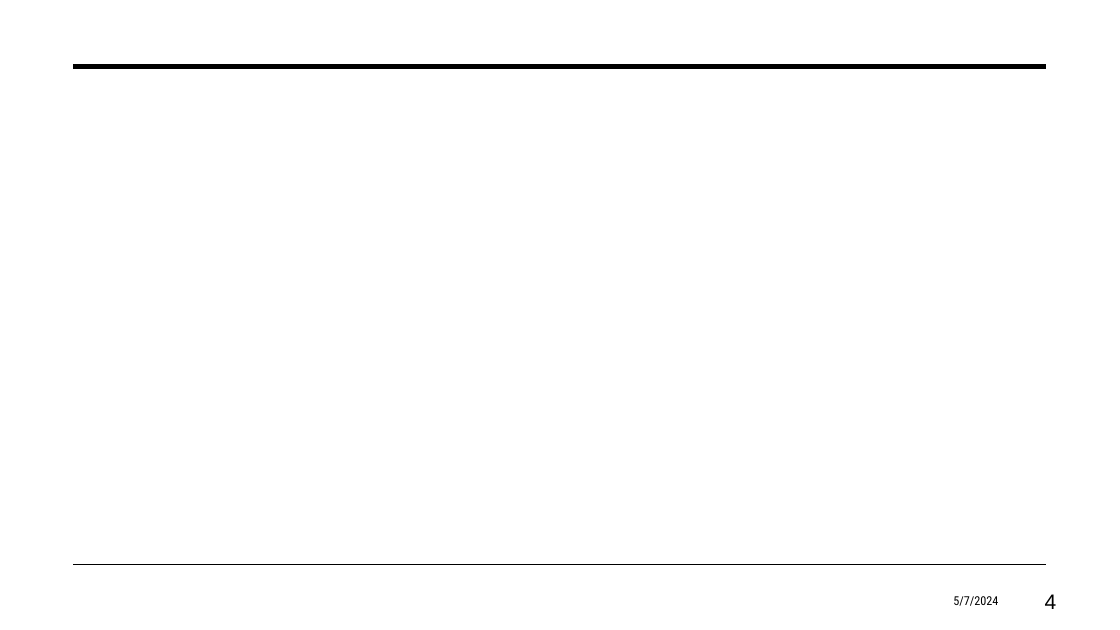
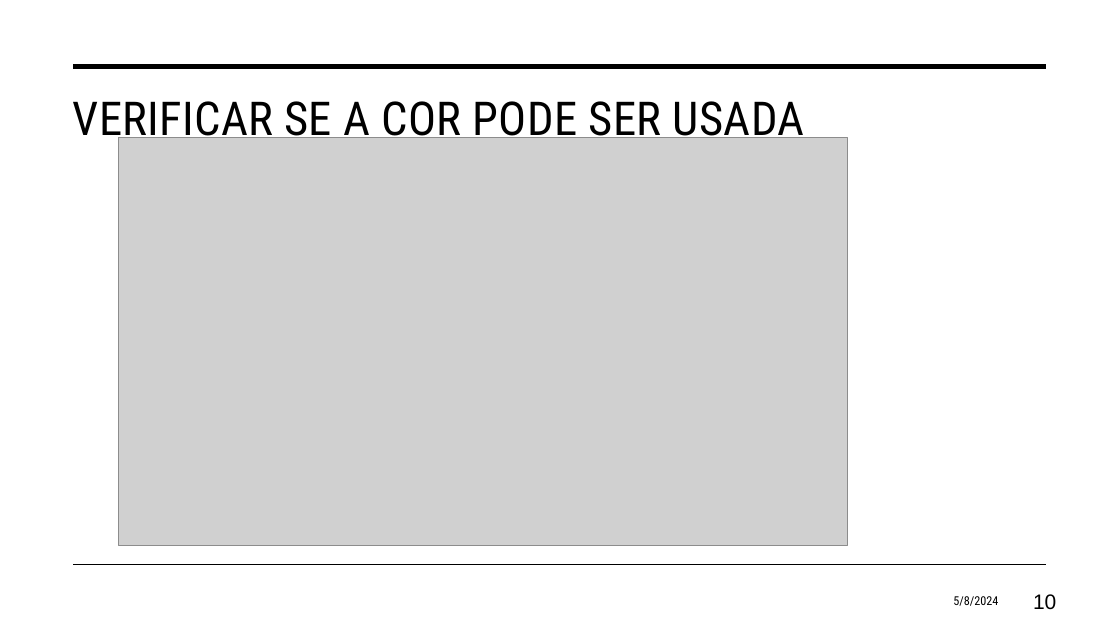
Before and after one commit to eduardosavian/graph-coloring, a slide deck: slide 10 of Presentation.pptx (slide 4 before the commit). Drawn at 1120x630 pixels with LibreOffice and Linux fonts; fonts in the diff are those of the drawing; grey boxes stand for pictures. Boxes give left, top, right and bottom in pixels: in the first picture for what was removed or moved away, otherwise in the second. Text is boxed around its words. In the diff, an @@ line names an element or a change of style, - is before the commit and + after.

```diff
--- a/Presentation.pptx
+++ b/Presentation.pptx
@@ title added at <box>73,101,805,146</box>, 40 pt, text #000000 @@
+VERIFICAR SE A COR PODE SER USADA
@@ picture added at <box>118,138,848,545</box> @@
@@ text at <box>953,596,998,606</box>: text changed @@
-5/7/2024
+5/8/2024
@@ page number at <box>1033,594,1056,610</box>: text changed @@
-4
+10
```
Also in this commit, not shown: 3 other slides changed, 11 slides added, 3 other files.
